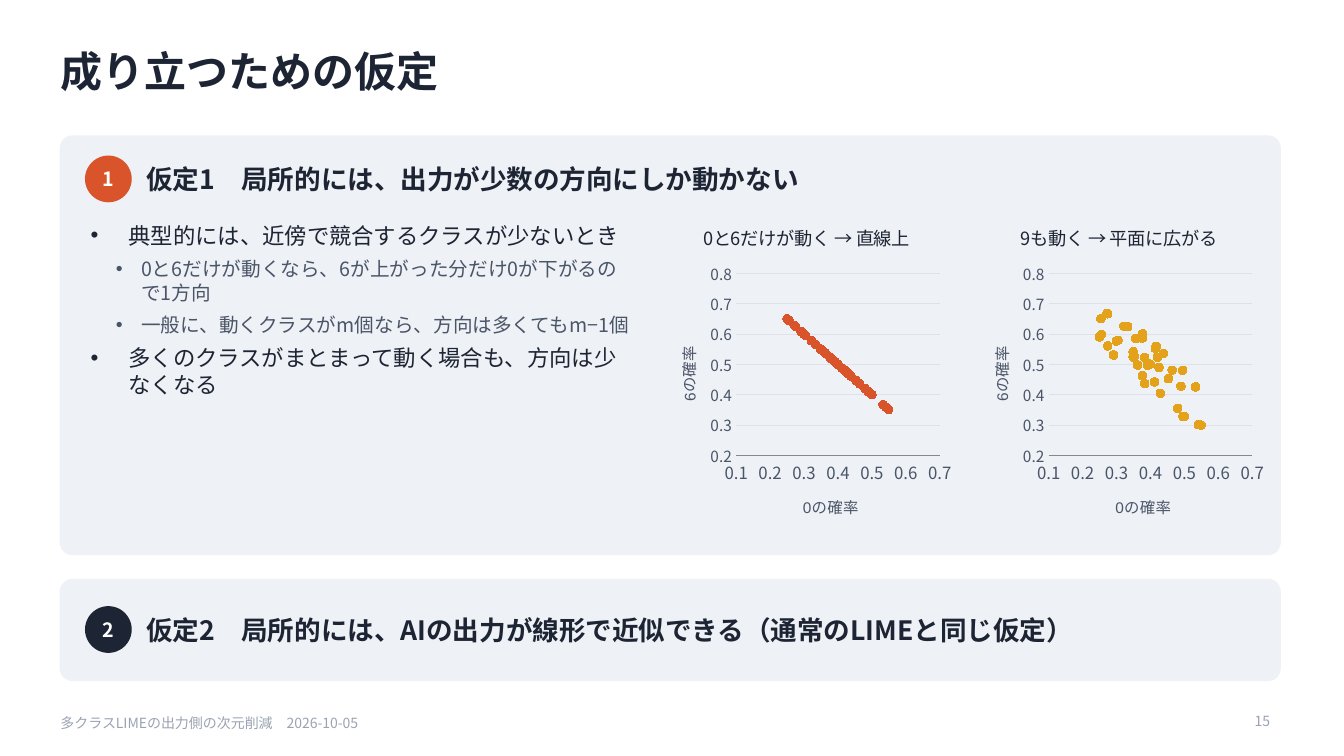
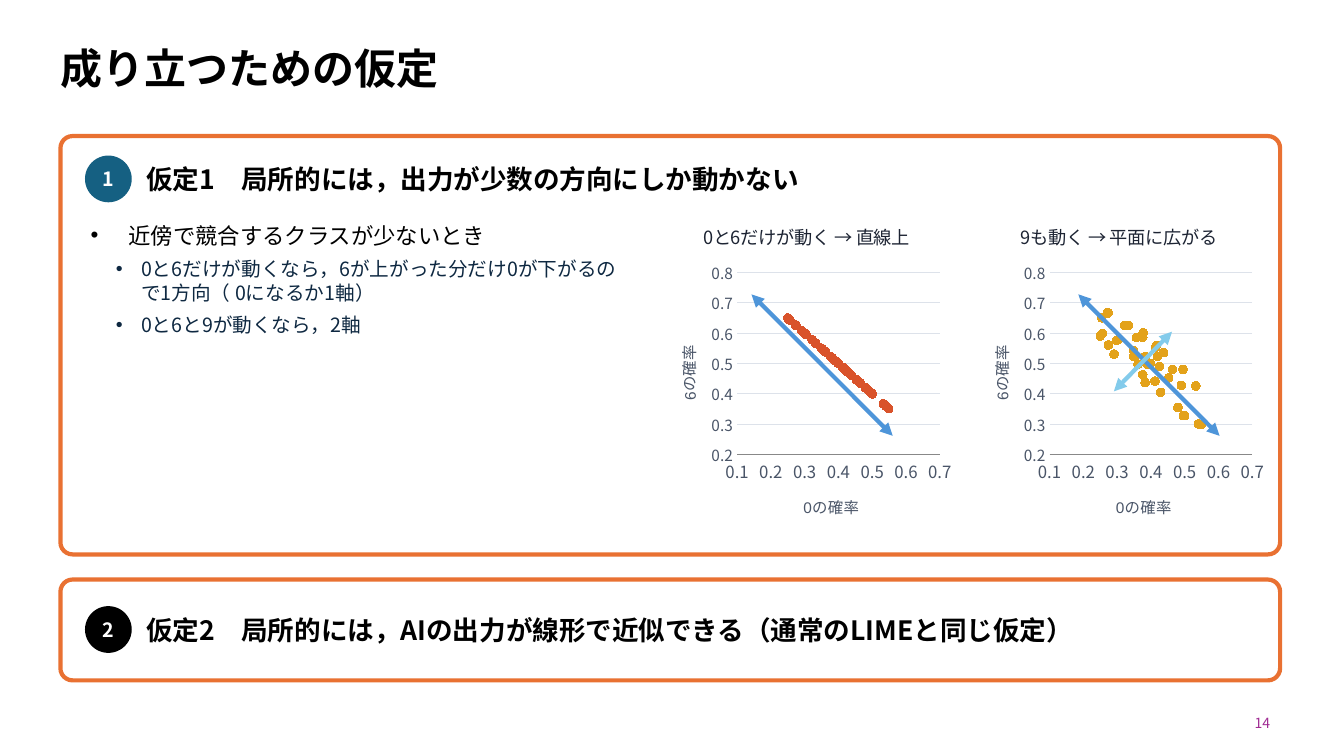
Before and after one commit to SoutaIkegame/Fisher_LIME, a slide deck: slide 14 of docs/seminar/2026-10-05_seminar.pptx (slide 15 before the commit). Drawn at 1344x756 pixels with LibreOffice and Linux fonts; fonts in the diff are those of the drawing. Boxes give left, top, right and bottom in pixels: in the first picture for what was removed or moved away, otherwise in the second. Text is boxed around its words. In the diff, an @@ line names an element or a change of style, - is before the commit and + after.

```diff
--- a/docs/seminar/2026-10-05_seminar.pptx
+++ b/docs/seminar/2026-10-05_seminar.pptx
@@ title "成り立つための仮定" at (60, 48, 438, 88): text colour #1D2433 to #000000; line spacing 1 to 0.9 @@
@@ rounded rectangle at (60, 136, 1280, 555): fill #EEF1F5 to #FFFFFF; outline #EEF1F5 1 pt to #E97132 3 pt @@
@@ ellipse at (86, 156, 131, 202): fill #D9532B to #156082; outline #D9532B 1 pt to #156082 1 pt @@
@@ text at (146, 166, 798, 193): text changed; text colour #1D2433 to #000000 @@
-仮定1 局所的には、出力が少数の方向にしか動かない
+仮定1 局所的には，出力が少数の方向にしか動かない
@@ scatter chart at (655, 207, 958, 539) @@
@@ lettering changed @@
@@ scatter chart at (968, 207, 1270, 539) @@
@@ lettering changed @@
@@ text at (128, 225, 616, 334): text changed; text colour #4A5568 to #0E2841 @@
-• 典型的には、近傍で競合するクラスが少ないとき
-  • 0と6だけが動くなら、6が上がった分だけ0が下がるので1方向
-  • 一般に、動くクラスがm個なら、方向は多くてもm−1個
-• 多くのクラスがまとまって動く場合も、方向は少なくなる
+• 近傍で競合するクラスが少ないとき
+  • 0と6だけが動くなら，6が上がった分だけ0が下がるので1方向（ 0になるか1軸）
+  • 0と6と9が動くなら，2軸
@@ double arrow added from (752, 294) to (893, 436), #4E95D9 3 pt @@
@@ double arrow added from (1079, 294) to (1220, 436), #4E95D9 3 pt @@
@@ double arrow added from (1114, 391) to (1173, 332), #83CBEB 3 pt @@
@@ rounded rectangle at (60, 580, 1280, 681): fill #EEF1F5 to #FFFFFF; outline #EEF1F5 1 pt to #E97132 3 pt @@
@@ ellipse at (86, 607, 131, 652): fill #1D2433 to #000000; outline #1D2433 1 pt to #000000 1 pt @@
@@ text at (146, 617, 1072, 644): text changed; text colour #1D2433 to #000000 @@
-仮定2 局所的には、AIの出力が線形で近似できる（通常のLIMEと同じ仮定）
+仮定2 局所的には，AIの出力が線形で近似できる（通常のLIMEと同じ仮定）
@@ text removed at (60, 716, 359, 729) @@
-多クラスLIMEの出力側の次元削減 2026-10-05
@@ page number at (1255, 717, 1271, 728): vertical alignment top to middle @@
@@ page number at (1255, 717, 1271, 728): text changed; text colour #9AA3B2 to #A02B93 @@
-15
+14
```
Also in this commit, not shown: 21 other slides changed, 1 slide added, 11 slides removed, 5 other files.
